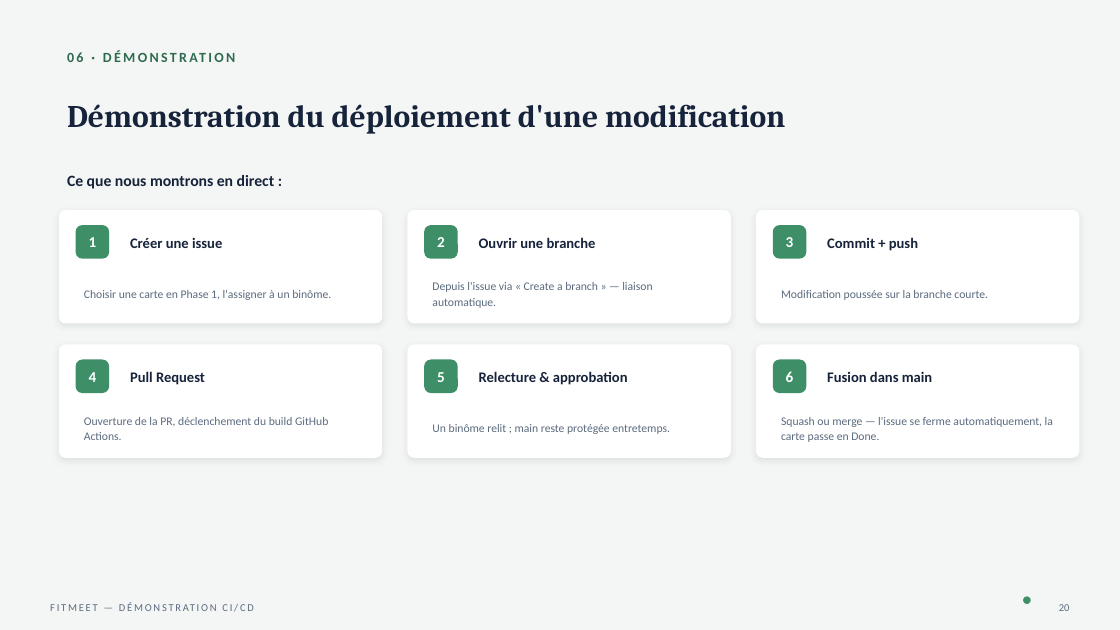
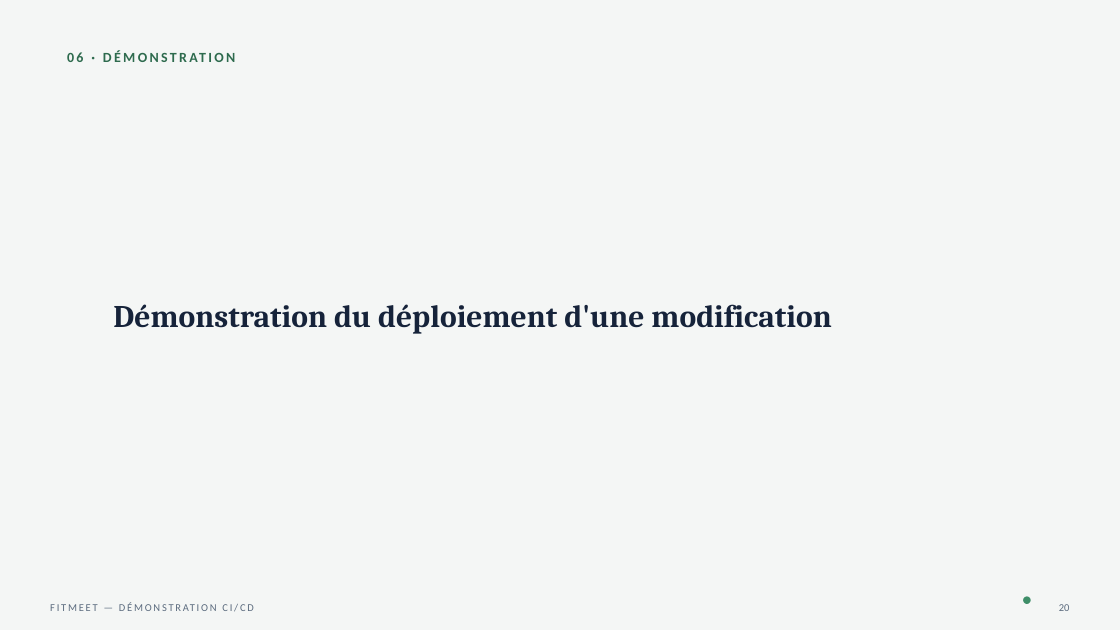
Before and after one commit to mircoprofico/FitMeet, a slide deck: slide 17 of presentation_w1/FitMeet_Presentation.pptx (slide 20 before the commit). Drawn at 1120x630 pixels with LibreOffice and Linux fonts; fonts in the diff are those of the drawing. Boxes give left, top, right and bottom in pixels: in the first picture for what was removed or moved away, otherwise in the second. Text is boxed around its words. In the diff, an @@ line names an element or a change of style, - is before the commit and + after.

```diff
--- a/presentation_w1/FitMeet_Presentation.pptx
+++ b/presentation_w1/FitMeet_Presentation.pptx
@@ text removed at (67, 175, 275, 189) @@
-Ce que nous montrons en direct :
@@ rounded rectangle removed at (59, 210, 382, 323) @@
@@ rounded rectangle removed at (76, 225, 109, 259) @@
@@ text removed at (89, 237, 97, 247) @@
-1
@@ text removed at (130, 238, 222, 248) @@
-Créer une issue
@@ rounded rectangle removed at (408, 210, 731, 323) @@
@@ rounded rectangle removed at (424, 225, 458, 259) @@
@@ text removed at (437, 237, 445, 247) @@
-2
@@ text removed at (479, 237, 596, 248) @@
-Ouvrir une branche
@@ rounded rectangle removed at (756, 210, 1080, 323) @@
@@ rounded rectangle removed at (773, 225, 807, 259) @@
@@ text removed at (786, 237, 794, 247) @@
-3
@@ text removed at (827, 237, 918, 251) @@
-Commit + push
@@ text "Démonstration du déploiement d'une modification": place and size @@
-text "Démonstration du déploiement d'une modification" at (288, 104, 785, 134)
+text "Démonstration du déploiement d'une modification" at (334, 304, 831, 334)
@@ text removed at (84, 290, 331, 300) @@
-Choisir une carte en Phase 1, l'assigner à un binôme.
@@ text removed at (432, 282, 652, 308) @@
-Depuis l'issue via « Create a branch » — liaison automatique.
@@ text removed at (781, 290, 988, 300) @@
-Modification poussée sur la branche courte.
@@ rounded rectangle removed at (59, 344, 382, 458) @@
@@ rounded rectangle removed at (408, 344, 731, 458) @@
@@ rounded rectangle removed at (756, 344, 1080, 458) @@
@@ rounded rectangle removed at (76, 360, 109, 393) @@
@@ text removed at (89, 372, 97, 382) @@
-4
@@ text removed at (130, 371, 205, 385) @@
-Pull Request
@@ rounded rectangle removed at (424, 360, 458, 393) @@
@@ text removed at (437, 372, 445, 382) @@
-5
@@ text removed at (479, 371, 628, 385) @@
-Relecture & approbation
@@ rounded rectangle removed at (773, 360, 807, 393) @@
@@ text removed at (786, 371, 794, 382) @@
-6
@@ text removed at (827, 371, 932, 382) @@
-Fusion dans main
@@ text removed at (84, 417, 328, 440) @@
-Ouverture de la PR, déclenchement du build GitHub Actions.
@@ text removed at (781, 417, 1053, 442) @@
-Squash ou merge — l'issue se ferme automatiquement, la carte passe en Done.
@@ text removed at (432, 424, 670, 434) @@
-Un binôme relit ; main reste protégée entretemps.
```
Also in this commit, not shown: 9 other slides changed, 3 slides added, 6 slides removed, 4 other files.
